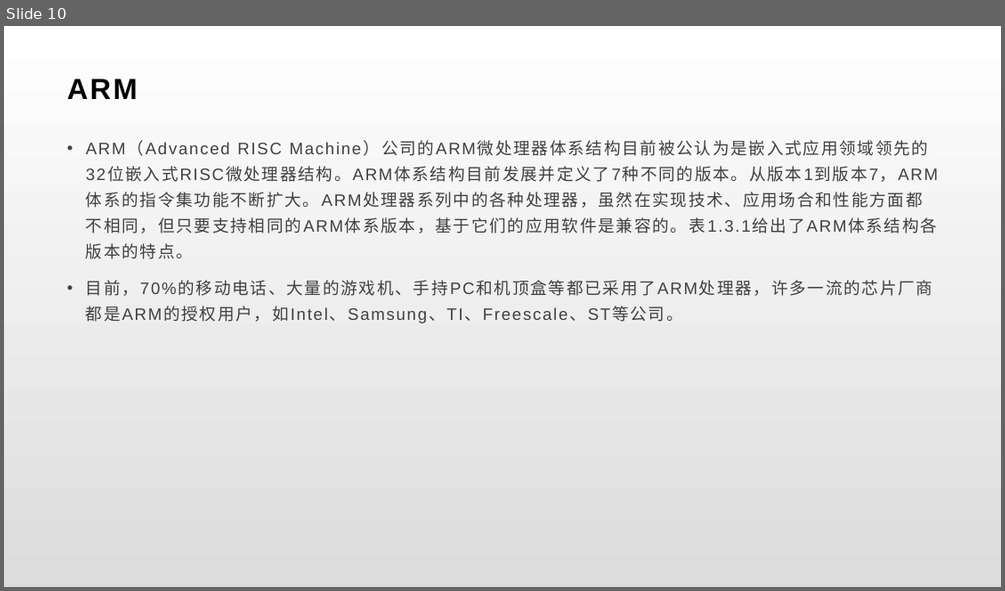
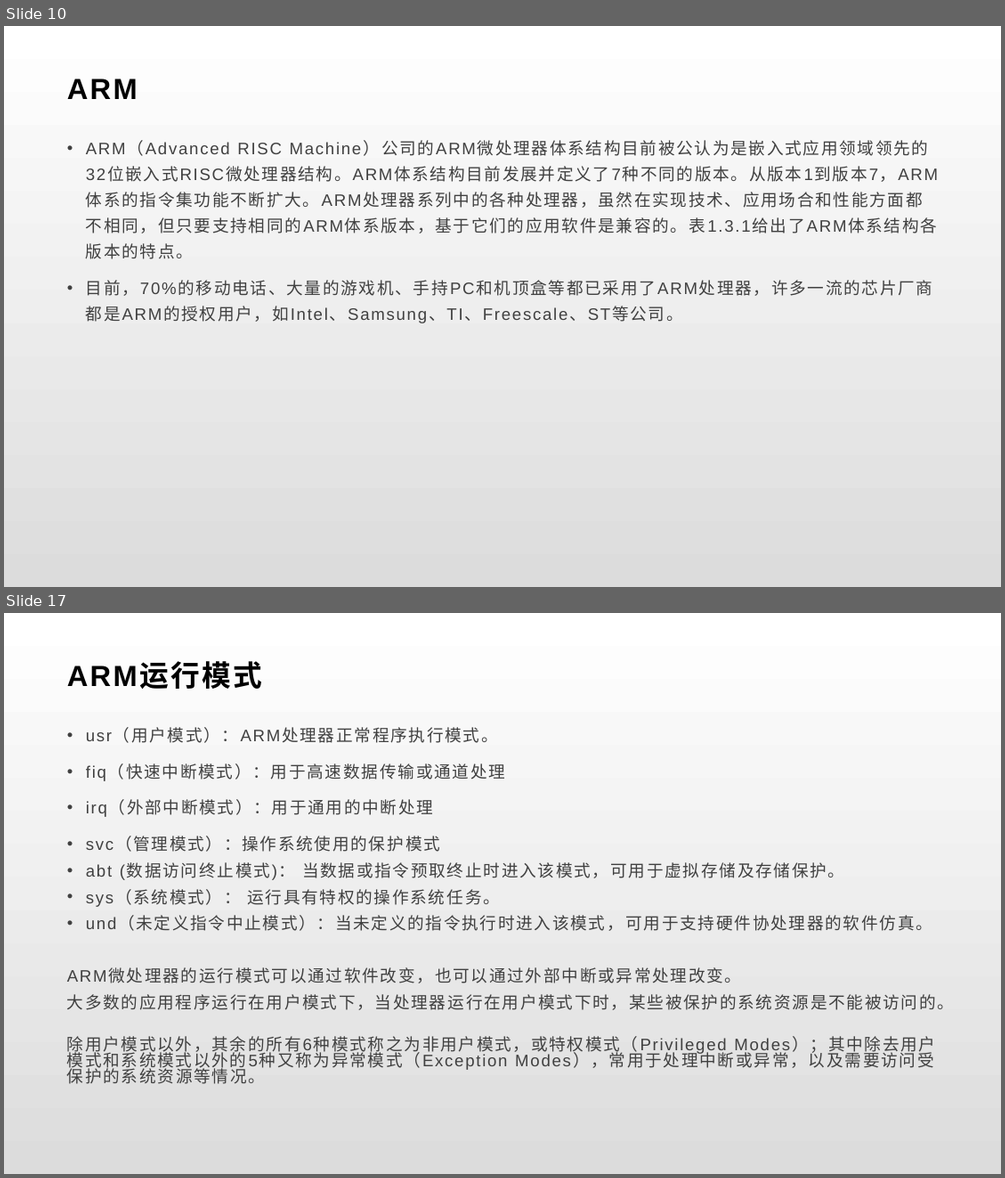
Before and after one commit to BrillianceRen/HanHua, a slide deck: brilliance/嵌入式.pptx. Shown one above the other, each under a label of ours: slide 10 before the commit, slides 10 and 17 after it; the slides between them are not shown. The pictures are 1005x591 and 1005x1178 pixels, drawn with LibreOffice and Linux fonts; fonts in the diff are those of the drawing. Boxes give left, top, right and bottom in pixels: in the first picture for what was removed or moved away, otherwise in the second. Text is boxed around its words. In the diff, an @@ line names an element or a change of style, - is before the commit and + after.

```diff
--- a/brilliance/嵌入式.pptx
+++ b/brilliance/嵌入式.pptx
@@ slide 17 added at (4, 613, 1001, 1174), background gradient #FFFFFF to #DCDCDC @@
@@ title added at (67, 663, 262, 689), 28 pt, text #000000, bold @@
+ARM运行模式
@@ text added at (67, 729, 954, 1084), 16 pt, text #404040 @@
+• usr（用户模式）：ARM处理器正常程序执行模式。
+• fiq（快速中断模式）：用于高速数据传输或通道处理
+• irq（外部中断模式）：用于通用的中断处理
+• svc（管理模式）：操作系统使用的保护模式
+• abt (数据访问终止模式)： 当数据或指令预取终止时进入该模式，可用于虚拟存储及存储保护。
+• sys（系统模式）： 运行具有特权的操作系统任务。
+• und（未定义指令中止模式）：当未定义的指令执行时进入该模式，可用于支持硬件协处理器的软件仿真。
+ARM微处理器的运行模式可以通过软件改变，也可以通过外部中断或异常处理改变。
+大多数的应用程序运行在用户模式下，当处理器运行在用户模式下时，某些被保护的系统资源是不能被访问的。
+除用户模式以外，其余的所有6种模式称之为非用户模式，或特权模式（Privileged Modes）；其中除去用户模式和系统模式以外的5种又称为异常模式（Exception Modes），常用于处理中断或异常，以及需要访问受保护的系统资源等情况。
```
Also in this commit, not shown: 8 other slides added, 1 other file.
